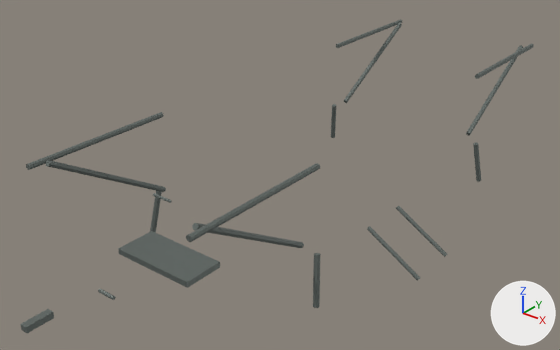
The glTF model production/native-world/inputs/vintage-windup-camper--steel.glb as it was, and as the next commit left it.
One viewpoint serves both versions: a camera (50 mm lens) standing at (-17.04, -33.69, 8.24) and looking at (-21.05, -28.68, 5.14). Every picture has the same lights, and +X, +Y and +Z are marked at lower right. The older version comes first.

Names of what the first picture shows: 'vintage-windup-camper'.
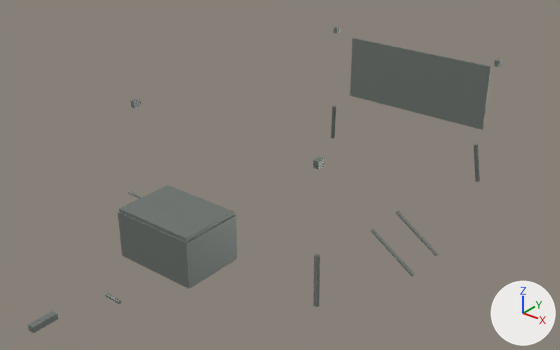
What changed in the scene script:
```text
Change me_mesh_0:
    remove me_mesh_0.from_pydata(...)  # 308 vertices, 544 faces; spans x -0.98..1.55, y -3.47..2.73, z 0.06..1.27
    remove me_mesh_0.materials.append(mat_material_30)  # grey #737b77
    add me_mesh_0.from_pydata(...)  # 234 vertices, 400 faces; spans x -1.0..1.47, y -3.42..1.67, z 0.07..1.4
    me_mesh_0 part 1: the loose piece of 10 vertices spanning x -0.38..0.38, y -2.33..-1.97, z 0.47..0.51 is scaled about its middle by (0.0584, 0.194, 1.2), then moved by (-0.98, 3.67, 0.88), in mat_material_20 (grey #8a918c)
    me_mesh_0 part 2: the loose piece of 10 vertices spanning x -0.03..0.03, y -3.47..-3.25, z 0.56..0.61 is scaled about its middle by (0.75, 0.318, 1.2), then moved by (-0.98, 1.84, 0.79), in mat_material_20 (grey #8a918c)
    me_mesh_0 part 3: the loose piece of 10 vertices spanning x -0.38..0.38, y -2.33..-1.97, z 0.47..0.51 is copied, and the copy is scaled about its middle by (0.0584, 0.194, 1.2), then moved by (0.98, 3.67, 0.88), in mat_material_20 (grey #8a918c); it spans x 0.96..1.0, y 1.49..1.55, z 1.34..1.4
    me_mesh_0 part 4: the loose piece of 10 vertices spanning x -0.38..0.38, y -2.33..-1.97, z 0.47..0.51 is copied, and the copy is scaled about its middle by (0.0584, 0.194, 1.2), then moved by (0.98, 0.63, 0.88), in mat_material_20 (grey #8a918c); it spans x 0.96..1.0, y -1.55..-1.49, z 1.34..1.4
    me_mesh_0 part 5: the loose piece of 18 vertices spanning x 1.03..1.55, y -0.44..-0.4, z 0.25..0.59 is scaled about its middle by (0.84, 0.833, 0.933), then moved by (-0.04, 0.0, -0.04), in mat_material_20 (grey #8a918c)
    me_mesh_0 part 6: the loose piece of 18 vertices spanning x 1.03..1.55, y -0.9..-0.86, z 0.25..0.59 is scaled about its middle by (0.84, 0.833, 0.933), then moved by (-0.04, 0.06, -0.04), in mat_material_20 (grey #8a918c)
    me_mesh_0 part 7: the loose piece of 10 vertices spanning x -0.03..0.03, y -3.47..-3.25, z 0.56..0.61 is copied, and the copy is moved by (0.0, 0.04, -0.03), in mat_material_20 (grey #8a918c); it spans x -0.03..0.03, y -3.42..-3.22, z 0.53..0.57
    me_mesh_0 part 8: the loose piece of 10 vertices spanning x -0.38..0.38, y -2.33..-1.97, z 0.47..0.51 is copied, and the copy is scaled about its middle by (0.935, 1.44, 7.6), then moved by (0.18, -0.05, 0.29), in mat_material_20 (grey #8a918c); it spans x -0.18..0.54, y -2.46..-1.94, z 0.59..0.97
    me_mesh_0 part 9: the loose piece of 10 vertices spanning x -0.38..0.38, y -2.33..-1.97, z 0.47..0.51 is copied, and the copy is scaled about its middle by (0.909, 1.39, 0.8), then moved by (0.18, -0.05, 0.49), in mat_material_20 (grey #8a918c); it spans x -0.17..0.53, y -2.45..-1.95, z 0.96..1.0
    me_mesh_0 part 10: the loose piece of 18 vertices spanning x 0.19..0.34, y -2.98..-2.96, z 0.69..0.71 is moved by (0.03, 0.03, -0.04), in mat_material_20 (grey #8a918c)
    me_mesh_0 part 11: the loose piece of 18 vertices spanning x -0.09..0.09, y -2.18..-2.16, z 1.02..1.04 is moved by (-0.34, 0.03, -0.1), in mat_material_20 (grey #8a918c)
    me_mesh_0 part 12: the loose piece of 10 vertices spanning x -0.38..0.38, y -2.33..-1.97, z 0.47..0.51 is copied, and the copy is scaled about its middle by (2.21, 0.05, 14), then moved by (0.0, 3.81, 0.43), in mat_material_20 (grey #8a918c); it spans x -0.85..0.85, y 1.65..1.67, z 0.57..1.27
    me_mesh_0 part 13: 8 loose pieces with 144 vertices, spanning x -0.88..0.88, y -2.73..2.73, z 0.55..1.27, are deleted
    me_mesh_0 part 14: 1 vertex moved within x -0.88, y 1.38, z 0.5; 16 vertices removed from x -0.98..-0.87, y 1.37..1.5, z 0.06..0.52; 16 vertices added at x -0.97..-0.88, y 1.38..1.48, z 0.07..0.5
    me_mesh_0 part 15: 1 vertex moved within x -0.88, y -1.38, z 0.5; 16 vertices removed from x -0.98..-0.87, y -1.5..-1.37, z 0.06..0.52; 16 vertices added at x -0.97..-0.88, y -1.48..-1.38, z 0.07..0.5
    me_mesh_0 part 16: 1 vertex moved within x 0.88, y 1.38, z 0.5; 16 vertices removed from x 0.87..0.98, y 1.37..1.5, z 0.06..0.52; 16 vertices added at x 0.88..0.97, y 1.38..1.48, z 0.07..0.5
    me_mesh_0 part 17: 1 vertex moved within x 0.88, y -1.38, z 0.5; 16 vertices removed from x 0.87..0.98, y -1.5..-1.37, z 0.06..0.52; 16 vertices added at x 0.88..0.97, y -1.48..-1.38, z 0.07..0.5
    other edits to the shape of me_mesh_0 do not show in these pictures
    add me_mesh_0.materials.append(mat_material_20)  # grey #8a918c
```

Boxes (x1, y1, x2, y2) around the edits, measured in the pictures (560 x 350 px; the box of a moved part takes in the faces that stretch with it):
'vintage-windup-camper', reshaped (8% narrower): before (20, 19, 534, 333); after (28, 27, 502, 333)
part 1 of me_mesh_0, moved or reshaped: before (118, 231, 220, 288); after (333, 27, 340, 34)
part 2 of me_mesh_0, moved or reshaped: before (20, 309, 54, 333); after (131, 99, 141, 108)
part 3 of me_mesh_0, added: after (494, 59, 502, 67)
part 4 of me_mesh_0, added: after (313, 157, 324, 169)
part 5 of me_mesh_0, moved or reshaped: before (396, 206, 447, 257); after (396, 211, 439, 256)
part 6 of me_mesh_0, moved or reshaped: before (367, 226, 420, 281); after (371, 229, 415, 277)
part 7 of me_mesh_0, added: after (28, 311, 58, 333)
part 8 of me_mesh_0, added: after (118, 212, 237, 289)
part 9 of me_mesh_0, added: after (119, 185, 234, 242)
part 10 of me_mesh_0, moved or reshaped: before (98, 289, 116, 300); after (105, 293, 121, 304)
part 11 of me_mesh_0, moved or reshaped: before (153, 193, 172, 203); after (128, 191, 142, 198)
part 12 of me_mesh_0, added: after (350, 38, 491, 130)
part 13 of me_mesh_0, deleted: before (26, 19, 534, 248)
part 14 of me_mesh_0, moved or reshaped: before (331, 104, 337, 138); after (331, 105, 336, 138)
part 15 of me_mesh_0, moved or reshaped (not visible afterwards): before (150, 191, 162, 233)
part 16 of me_mesh_0, moved or reshaped: before (473, 142, 481, 182); after (474, 143, 480, 182)
part 17 of me_mesh_0, moved or reshaped: before (313, 253, 321, 308); after (313, 254, 320, 307)
